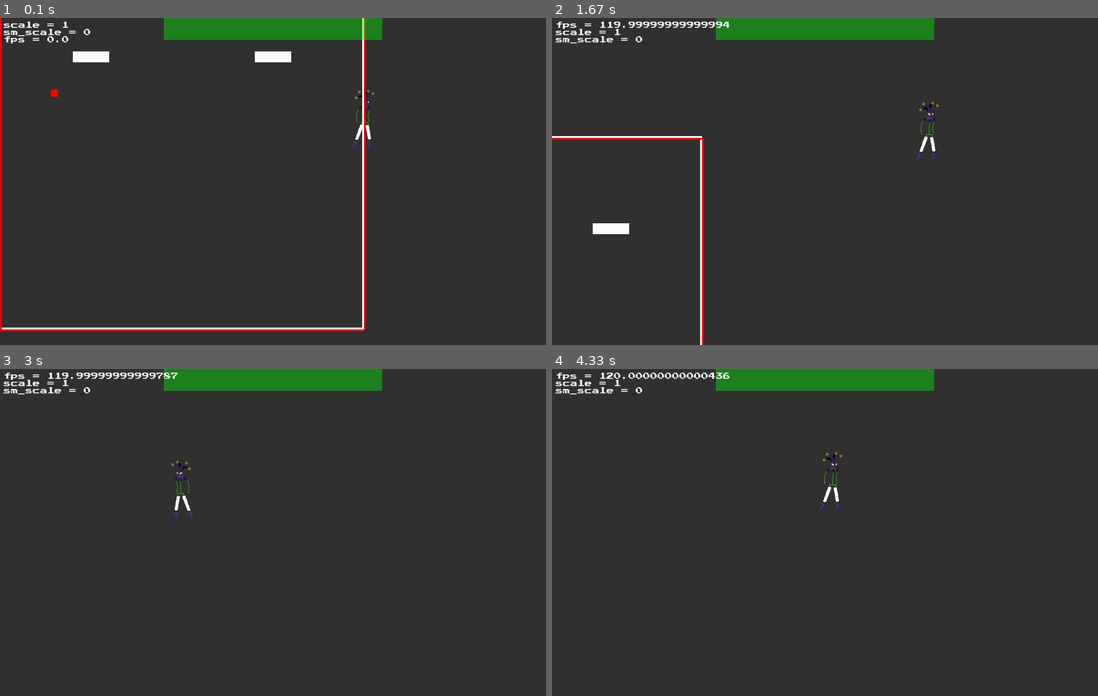
Above: before the commit, frames 1-4 (two rows, left to right).
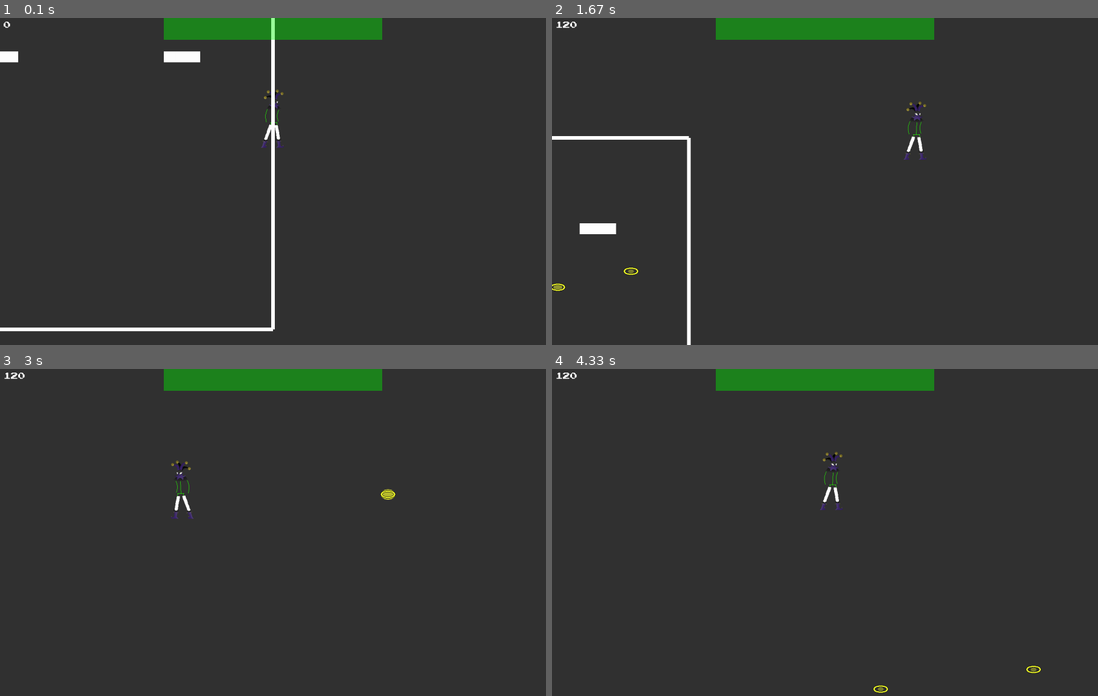
Above: after the commit, the same moments.

Repository: z4okolatka/PyGame-project
Game: pygame game, started from main.py
Two runs of this game, one before a commit and one after it. Both use one fixed random seed, a clock stepped at 60 frames per second and the inputs below.
Inputs (mouse positions are in pixels of both pictures, inside the frame that each line leads up to):
- Up to frame 1 (0.1 s): no input
- Up to frame 2 (1.67 s): click (825, 181) at 0.38 s; click (693, 184) at 0.72 s; hold D 1-1.47 s; tap Space at 1.07, 1.37, 1.57 s; click (879, 253) at 1.08 s; hold D from 1.5 s (still down); click (655, 256) at 1.58 s
- Up to frame 3 (3 s): tap Space at 1.87, 2.07, 2.37, 2.63, 2.93 s; release D at 1.97 s; hold A 2-2.53 s; click (338, 561) at 2.08 s; hold A 2.57-2.97 s; click (283, 421) at 2.65 s
- Up to frame 4 (4.33 s): hold D 3-3.63 s; tap Space at 3.07, 3.37, 3.73, 4.03, 4.23 s; click (628, 522) at 3.08 s; hold A 3.67-4.13 s; click (825, 571) at 3.75 s; hold D from 4.17 s (still down); click (1032, 656) at 4.25 s

The runs differ from the first frame. In frame 1, 3.6% of the frame differs, in the area x 0-69%, y 0-96%; in frame 2, 2.3%; in frame 3, 0.6%; in frame 4, 0.6%.

Commit message:
for merge

Diff:
--- a/main.py
+++ b/main.py
@@ -1,7 +1,8 @@
 import pygame as pg
+from PIL import Image
 from src.classes.renderPack import screenCamera, render
 from src.classes.playerPack import player, interface
-from src.classes.mapPack import door, room, roomBarrier, block, trigger
+from src.classes.mapPack import door, room, roomBarrier, block, trigger, accessory
 from src.classes.menuPack import menu
 from src.classes.utilsPack import infoDisplay
 from src.classes.utilsPack.utilites import *
@@ -20,10 +21,12 @@
         # attributes
         self.deltatime = 1e-10
         self.paused = False
-        self.list = []
 
         # objects and object gorups
+        self.list = []
+        self.items = []
         self.camera = screenCamera.ScreenCamera(self)
+        self.load_sprites()
         self.player = player.Player(self)
         self.boundaries: dict[str: roomBarrier.Barrier] = {
             'left': roomBarrier.Barrier(
@@ -78,9 +81,19 @@
             # game loop
             pg.display.flip()
             self.deltatime = self.clock.tick(self.FPS) / 1000
-            self.info.show('fps', self.clock.get_fps(), .01)
+            self.info.show(None, round(self.clock.get_fps()), .01)
 
         pg.quit()
+
+    def load_sprites(self):
+        self.items_images = {}
+        sprite_path = Path.cwd() / 'src/sprites'
+        for t in ('nimb',):
+            path = sprite_path / t
+            images = path.glob('*.png')
+            with open(path / 'durations.txt', 'r') as file:
+                durations = list(map(int, file.readlines()))
+            self.items_images[t] = list([(pg.image.load(image).convert_alpha(), durations[i]) for i, image in enumerate(images)])
 
     def update(self):
         if not self.paused:
@@ -105,11 +118,13 @@
                 pos = (self.camera.x + event.pos[0] / self.camera.scale,
                        self.camera.y + event.pos[1] / self.camera.scale)
                 if event.button == 1:
-                    block.Block(pos, (100, 10))
+                    self.items.append(accessory.Accessory(self, pos, 'nimb'))
                 if event.button == 3:
                     self.player.center = pos
         self.player.update()
         self.camera.follow_player()
+        for i in self.items:
+            i.update()
         trigger.Trigger.activate_triggered()
 
     def update_menu(self):
--- /dev/null
+++ b/src/classes/mapPack/accessory.py
@@ -0,0 +1,39 @@
+import pygame as pg
+from src.classes.utilsPack import coordHelper
+from src.classes.renderPack.animation import Animation
+from src.classes.mapPack import trigger
+import main
+from pathlib import Path
+
+
+class AccessoryTriger(trigger.Trigger):
+    def __init__(self, parent, centerpos, size):
+        self.parent = parent
+        super().__init__(centerpos, size, fill=False)
+
+    def action(self):
+        self.game.items.remove(self.parent)
+        self.player.inventory.items[self.parent.type] += 1
+        self.parent.trigger = None
+
+
+class Accessory(coordHelper.FloatCords, Animation):
+    def __init__(self, game, midbottom, type_):
+        self.game: main.Game = game
+        self.type = type_
+
+        match type_:
+            case 'nimb':
+                Animation.__init__(self, self.game, 'nimb')
+                # self.image = pg.image.load(Path.cwd() / 'src/sprites/nimb.png')
+            case _:
+                self.image = pg.Surface((48, 48))
+                self.image.fill('turquoise')
+        self.rect = self.image.get_rect()
+        self.rect.midbottom = midbottom
+        self.trigger = AccessoryTriger(self, self.rect.center, self.rect.size)
+
+        self.x, self.y = self.rect.topleft
+
+    def update(self):
+        self.animationTime += self.game.deltatime * 1000
--- a/src/classes/mapPack/roomBarrier.py
+++ b/src/classes/mapPack/roomBarrier.py
@@ -5,6 +5,7 @@
 class Barrier(coordHelper.FloatCords):
     def __init__(self, topleft, size):
         super().__init__()
+        return
 
         self.image = pg.Surface(size)
         self.image.fill('red')
--- a/src/classes/mapPack/trigger.py
+++ b/src/classes/mapPack/trigger.py
@@ -35,15 +35,18 @@
         for trigger in cls.get_triggered():
             trigger.activate()
 
-    def __init__(self, centerpos, size):
+    def __init__(self, centerpos, size, fill=False):
         super().__init__()
         Trigger.__refs__.append(weakref.ref(self))
 
         self.game = Trigger.game
         self.player = self.game.player
 
-        self.image = pg.Surface(size)
-        self.image.fill('red')
+        if fill:
+            self.image = pg.Surface(size)
+            self.image.fill('red')
+        else:
+            self.image = pg.Surface(size, pg.SRCALPHA)
         self.rect = self.image.get_rect()
 
         self.rect.center = centerpos
--- a/src/classes/playerPack/interface.py
+++ b/src/classes/playerPack/interface.py
@@ -1,14 +1,22 @@
+import pygame as pg
+from src.classes.utilsPack.utilites import *
 import main
+
 
 class UI:
     def __init__(self, game):
         self.game: main.Game = game
+        self.rect = pg.Rect((0, 0), (self.game.camera.display.get_size()))
 
     def draw_all(self):
         self.draw(self.game.player.inventory)
-        # self.draw()
 
-    def draw(self, sprite):
-        self.game.camera.display.blit(
-            sprite.image, sprite.rect
-        )
+    def draw(self, *args):
+        if len(args) == 2:
+            self.game.camera.display.blit(
+                args[0], args[1]
+            )
+        else:
+            self.game.camera.display.blit(
+                args[0].image, args[0].rect
+            )
--- a/src/classes/playerPack/inventory.py
+++ b/src/classes/playerPack/inventory.py
@@ -3,20 +3,39 @@
 from src.classes.utilsPack.coordHelper import FloatCords
 import main
 
+class DefaultOrderedDict(OrderedDict):
+    def __init__(self, inventory, default_value):
+        self.inventory: Inventory = inventory
+        self.default_value = default_value
+
+    def __getitem__(self, key):
+        try:
+            return OrderedDict.__getitem__(self, key)
+        except KeyError:
+            return self.default_value
+
+    def __setitem__(self, *args):
+        return super().__setitem__(*args)
+
 
 class Inventory(FloatCords):
-    def __init__(self, game, max_size=10, cell_size=50):
+    def __init__(self, game, max_size=10, cell_size=50, color=(0, 255, 0, 100)):
         super().__init__()
 
         self.game: main.Game = game
         self.max_size = max_size
-        self.items = OrderedDict()
+        self.items = DefaultOrderedDict(self, 0)
 
+        self.bg_clr = color
         self.image = pg.Surface(
             (max_size * (cell_size + 10), cell_size + 10), pg.SRCALPHA)
-        self.image.fill((0, 255, 0, 100))
+        self.image.fill(self.bg_clr)
         self.rect = self.image.get_rect()
-        self.rect.midtop = (self.game.camera.width / 2, 0)
+        self.rect.midtop = (self.game.camera.display.get_width() / 2, 0)
 
         self.x = self.rect.x
         self.y = self.rect.y
+
+    def update(self):
+        self.image.fill(self.bg_clr)
+        self.image.blit()
--- a/src/classes/renderPack/animation.py
+++ b/src/classes/renderPack/animation.py
@@ -1,28 +1,18 @@
 from PIL import Image
+import main
 import pygame as pg
 
 
 class Animation:
-    def __init__(self, path_to_gif):
-        self.path = path_to_gif
-        self.images = []
-        self.unpack_gif(self.path)
+    def __init__(self, game, pack_name):
+        self.game: main.Game = game
+        self.images = self.game.items_images[pack_name]
+        self.animationLen = len(self.images)
 
         self.animationFrameIndex = 0
         self.animTime = 0
 
         self.image = self.images[self.animationFrameIndex][0]
-
-    def unpack_gif(self, path):
-        imageSequence = Image.open(path)
-        self.animationLen = imageSequence.n_frames - 1
-        for frame_ind in range(1, self.animationLen + 1):
-            imageSequence.seek(frame_ind)
-            mode = imageSequence.mode
-            size = imageSequence.size
-            data = imageSequence.tobytes()
-            self.images.append((pg.image.fromstring(
-                data, size, mode).convert_alpha(), imageSequence.info['duration']))
 
     @property
     def animationTime(self):
@@ -33,5 +23,6 @@
         self.animTime = n
         if self.animTime >= (dur := self.images[self.animationFrameIndex][1]):
             self.animTime -= dur
-            self.animationFrameIndex = (self.animationFrameIndex + 1) % self.animationLen
+            self.animationFrameIndex = (self.animationFrameIndex + 1)\
+                % self.animationLen
             self.image = self.images[self.animationFrameIndex][0]
--- a/src/classes/renderPack/render.py
+++ b/src/classes/renderPack/render.py
@@ -14,9 +14,10 @@
         self.draw(self.game.player)
         self.draw(trigger.Trigger.get_refs())
         self.draw(collidableObject.CollidableObject.get_refs())
-        for room in self.game.rooms:
-            boundaries = list(room.boundaries.values())
-            self.draw(boundaries)
+        # for room in self.game.rooms:
+        #     boundaries = list(room.boundaries.values())
+        #     self.draw(boundaries)
+        self.draw(self.game.items)
 
     def _draw_one_sprite(self, sprite):
         w, h = sprite.rect.size
--- a/src/classes/renderPack/screenCamera.py
+++ b/src/classes/renderPack/screenCamera.py
@@ -58,13 +58,11 @@
     def follow_player(self):
         self.smooth_zoom()
         self.move_x()
-        self.horizontal_collision()
+        # self.horizontal_collision()
         self.move_y()
-        self.vertical_collision()
+        # self.vertical_collision()
 
     def smooth_zoom(self):
-        self.game.info.show('scale', self.scale)
-        self.game.info.show('sm_scale', self.smooth_scale)
         if not self.smooth_scale:
             return
         sign = self.smooth_scale / abs(self.smooth_scale)
--- a/src/classes/utilsPack/infoDisplay.py
+++ b/src/classes/utilsPack/infoDisplay.py
@@ -11,6 +11,7 @@
         self.next = value
         self.time = 0
         self.dt = deltatime
+        self.prefix = f'{self.key} = ' if key is not None else ''
 
     def getV(self):
         self.time += self.game.deltatime
@@ -18,8 +19,8 @@
             self.time = 0
             value = self.value
             self.value = self.next
-            return f'{self.key} = {value}'
-        return f'{self.key} = {self.value}'
+            return f'{self.prefix}{value}'
+        return f'{self.prefix}{self.value}'
 
 
     def setV(self, value):
--- /dev/null
+++ b/src/sprites/nimb/durations.txt
@@ -0,0 +1,10 @@
+50
+50
+50
+50
+50
+50
+50
+50
+50
+50
Binary file added: src/sprites/nimb/nimb1.png
Binary file added: src/sprites/nimb/nimb10.png
Binary file added: src/sprites/nimb/nimb2.png
Binary file added: src/sprites/nimb/nimb3.png
Binary file added: src/sprites/nimb/nimb4.png
Binary file added: src/sprites/nimb/nimb5.png
Binary file added: src/sprites/nimb/nimb6.png
Binary file added: src/sprites/nimb/nimb7.png
Binary file added: src/sprites/nimb/nimb8.png
Binary file added: src/sprites/nimb/nimb9.png
Not shown, added: src/sprites/nimb.aseprite
